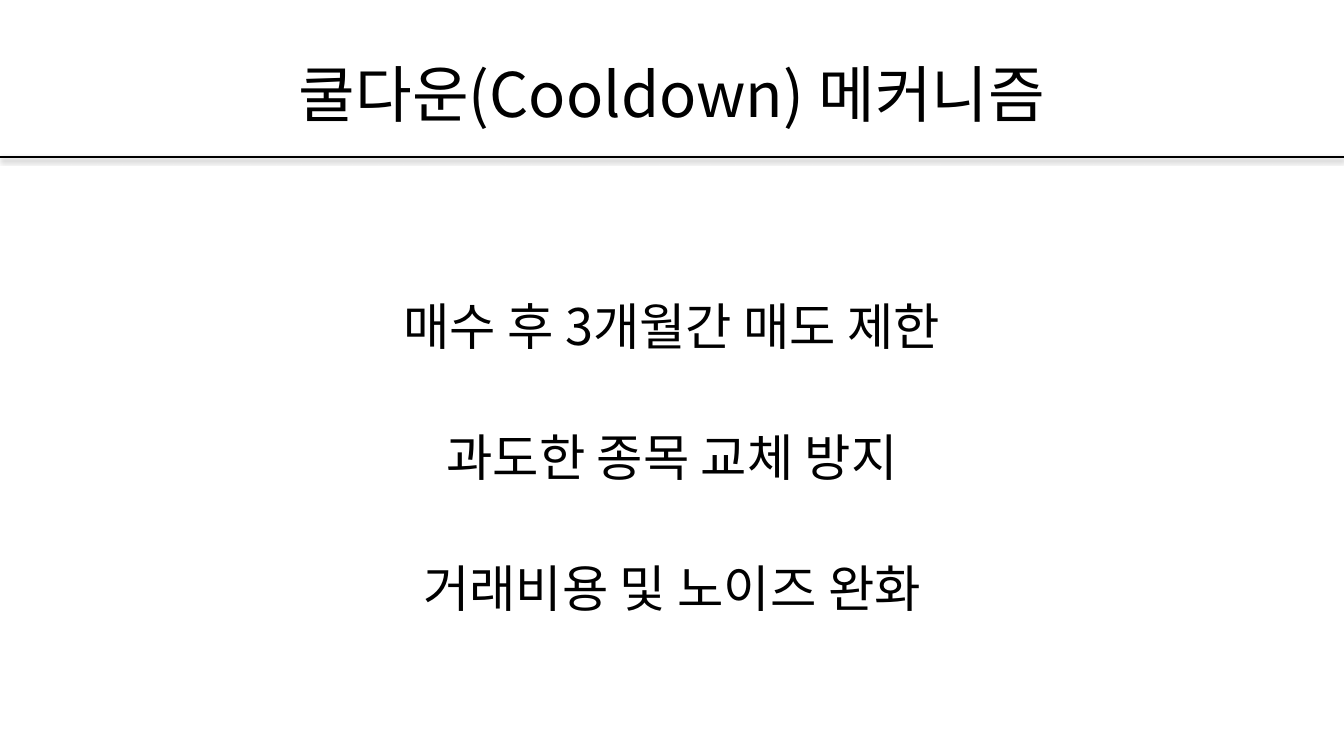
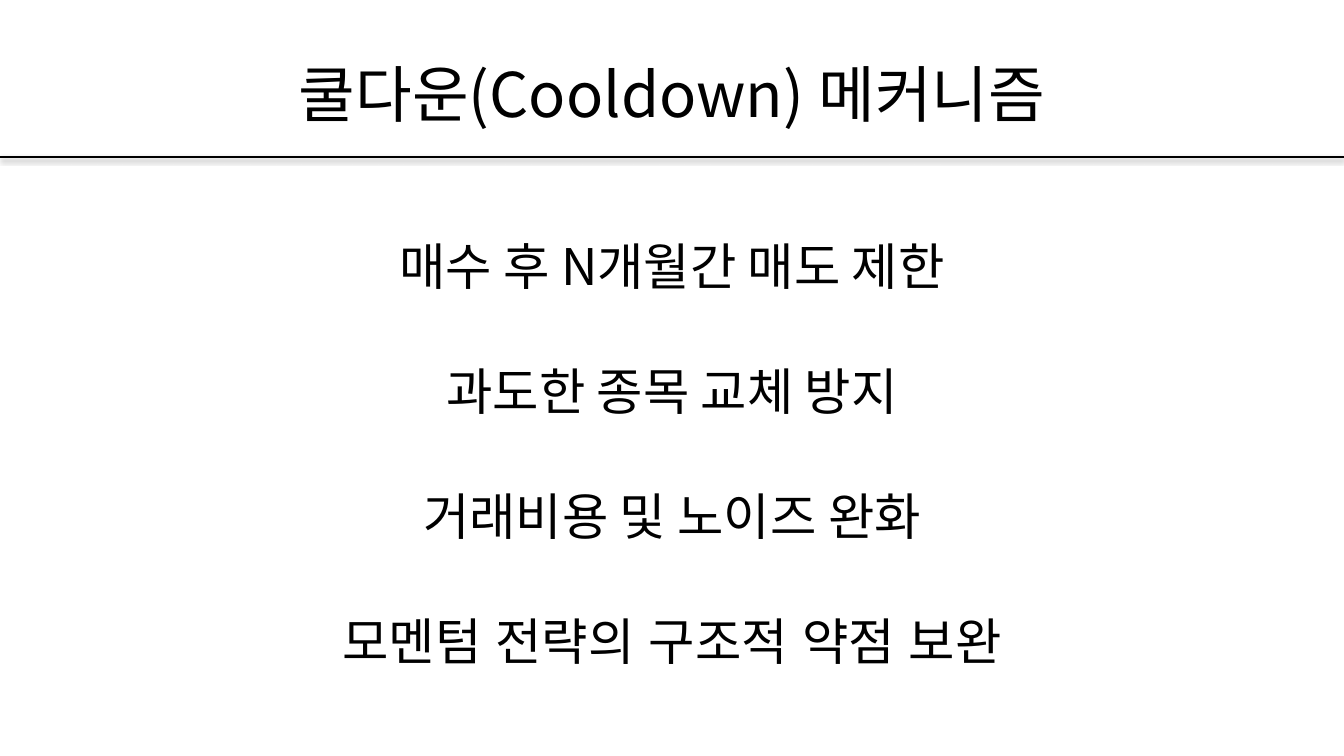
Before and after one commit to pdhman/KDT-AI-, a slide deck: slide 8 of 알파카_쿨다운_모멘텀_전략_발표초안.pptx (slide 7 before the commit). Drawn at 1344x756 pixels with LibreOffice and Linux fonts; fonts in the diff are those of the drawing. Boxes give left, top, right and bottom in pixels: in the first picture for what was removed or moved away, otherwise in the second. Text is boxed around its words. In the diff, an @@ line names an element or a change of style, - is before the commit and + after.

```diff
--- a/알파카_쿨다운_모멘텀_전략_발표초안.pptx
+++ b/알파카_쿨다운_모멘텀_전략_발표초안.pptx
@@ text at (399, 243, 945, 289): text changed @@
-매수 후 3개월간 매도 제한
+매수 후 N개월간 매도 제한
@@ text at (423, 368, 921, 539): line spacing 2 to 1.9 @@
@@ text at (342, 618, 1002, 664): paragraph added @@
+모멘텀 전략의 구조적 약점 보완
```
Also in this commit, not shown: 7 other slides changed, 6 slides added, 2 other files.
